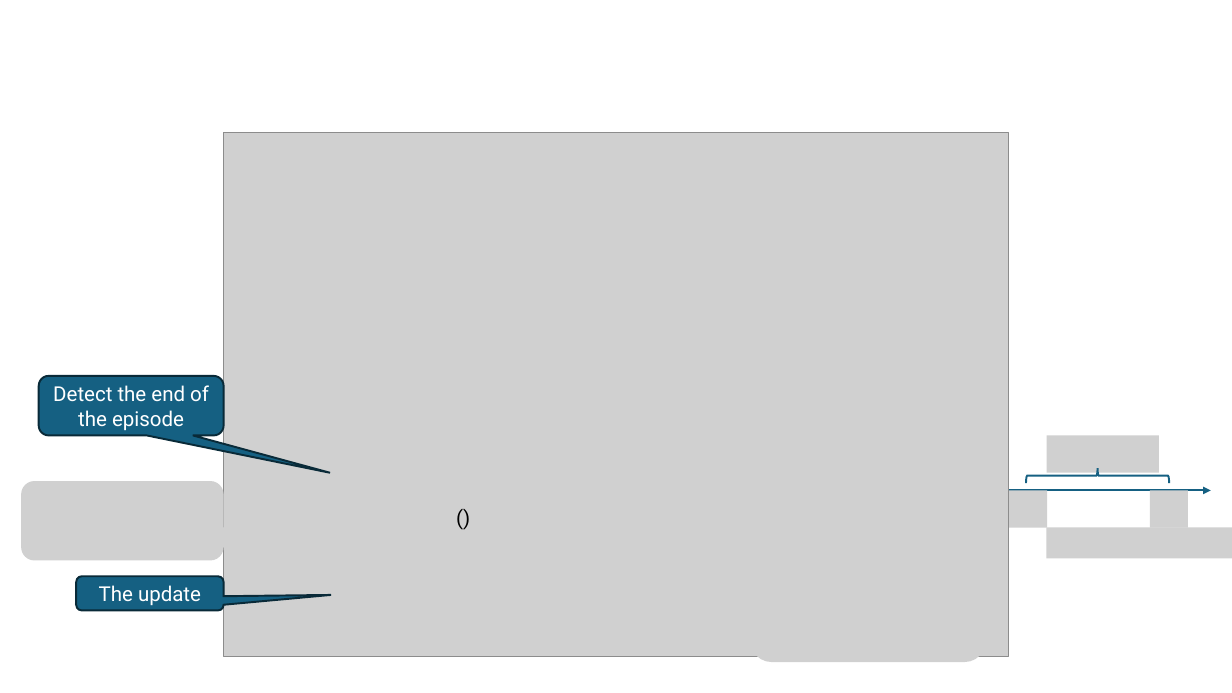
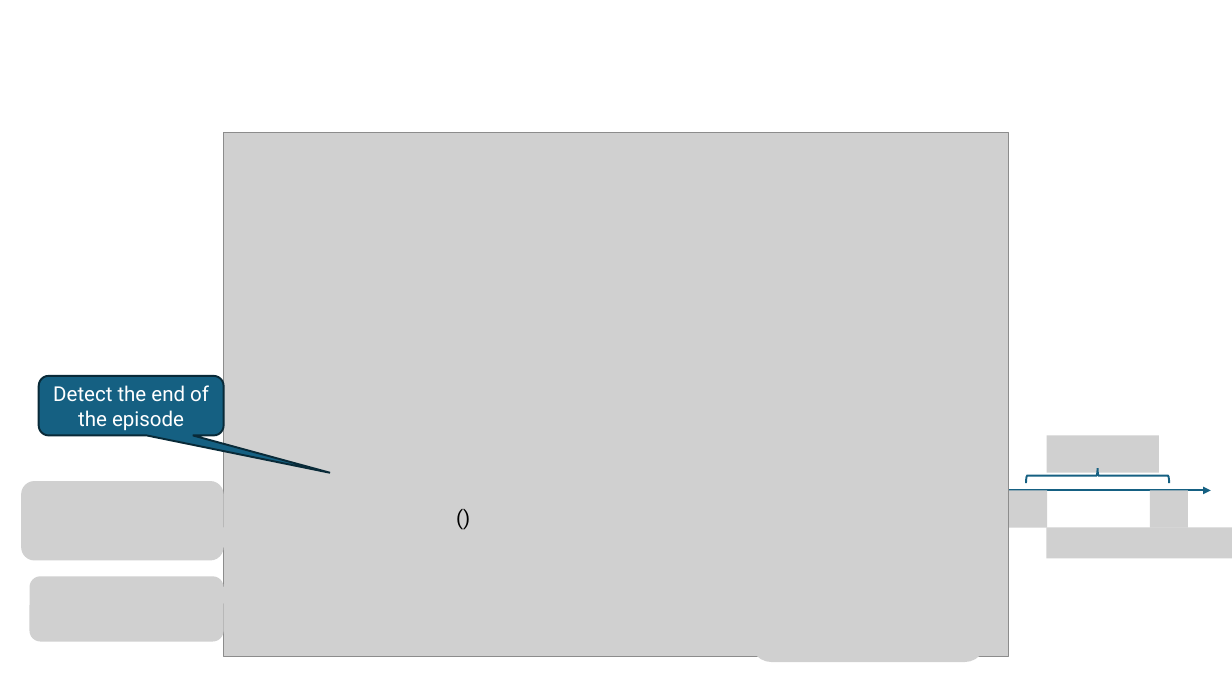
Before and after one commit to mhahsler/Introduction_to_Reinforcement_Learning, a slide deck: slide 8 of slides/Lecture_Chapter07.pptx. Drawn at 1232x693 pixels with LibreOffice and Linux fonts; fonts in the diff are those of the drawing; grey boxes stand for pictures. Boxes give left, top, right and bottom in pixels: in the first picture for what was removed or moved away, otherwise in the second. Text is boxed around its words. In the diff, an @@ line names an element or a change of style, - is before the commit and + after.

```diff
--- a/slides/Lecture_Chapter07.pptx
+++ b/slides/Lecture_Chapter07.pptx
@@ picture added at [30,577,224,642] @@
@@ rounded speech box removed at [77,577,225,611] @@
-The update
```
Also in this commit, not shown: 5 other slides changed, 1 slide added, 1 slide removed, 1 other file.
